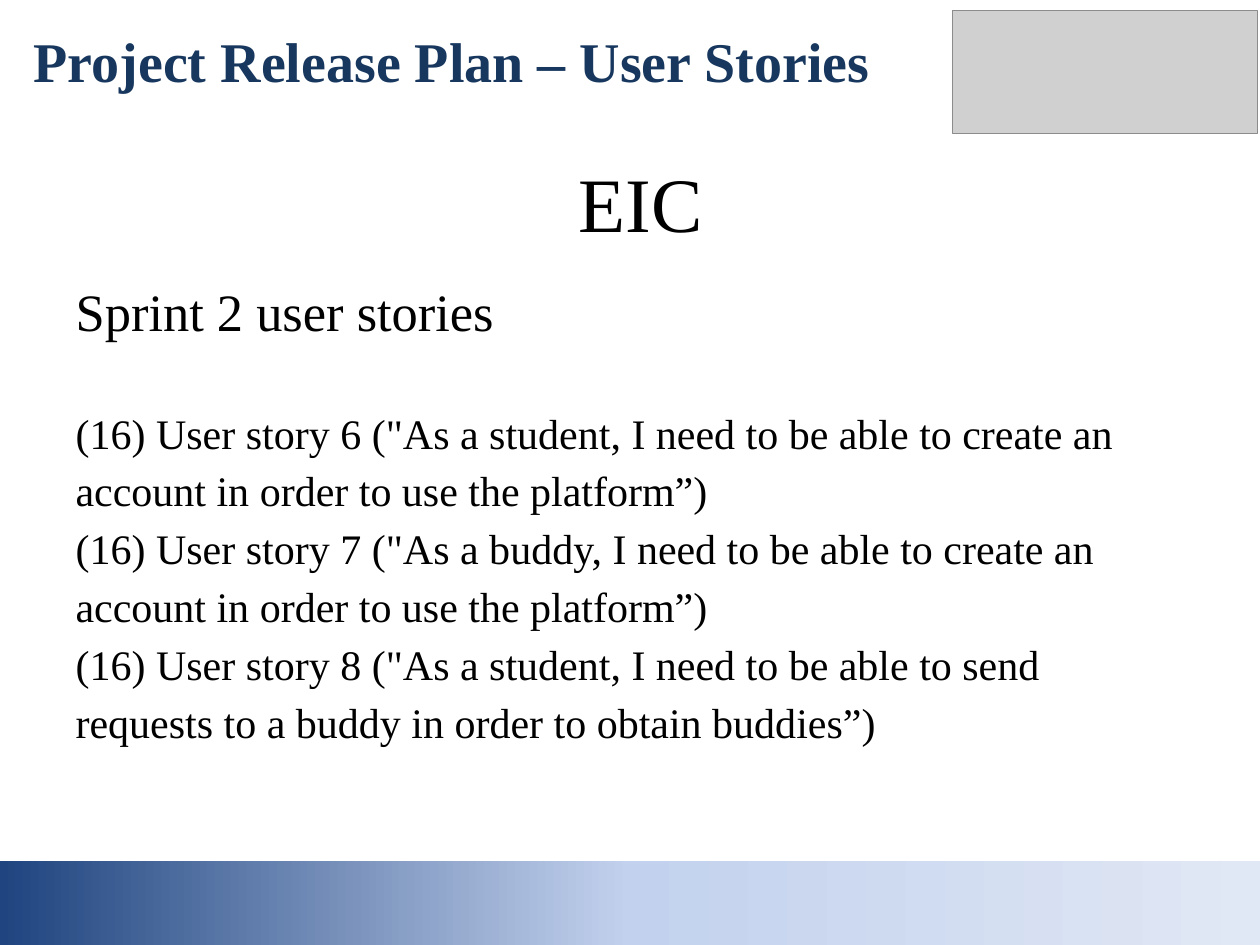
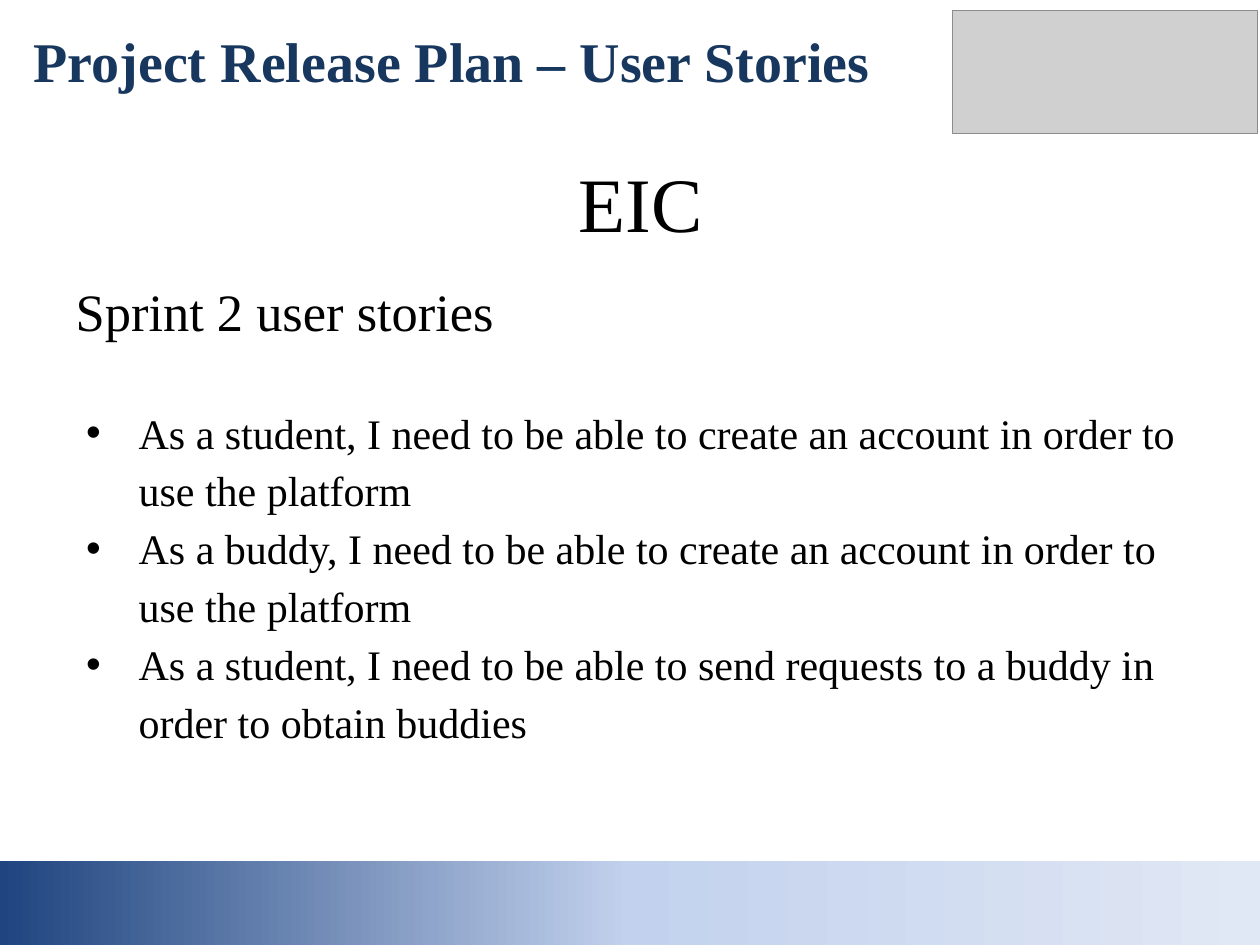
Before and after one commit to mpebbles/EIC, a slide deck: slide 4 of documents/EIC_initial_presentation.pptx. Drawn at 1260x945 pixels with LibreOffice and Linux fonts; fonts in the diff are those of the drawing; grey boxes stand for pictures. Boxes give left, top, right and bottom in pixels: in the first picture for what was removed or moved away, otherwise in the second. Text is boxed around its words. In the diff, an @@ line names an element or a change of style, - is before the commit and + after.

```diff
--- a/documents/EIC_initial_presentation.pptx
+++ b/documents/EIC_initial_presentation.pptx
@@ text at box(139, 420, 1175, 739): text changed @@
-(16) User story 6 ("As a student, I need to be able to create an account in order to use the platform”)
-(16) User story 7 ("As a buddy, I need to be able to create an account in order to use the platform”)
-(16) User story 8 ("As a student, I need to be able to send requests to a buddy in order to obtain buddies”)
+• As a student, I need to be able to create an account in order to use the platform
+• As a buddy, I need to be able to create an account in order to use the platform
+• As a student, I need to be able to send requests to a buddy in order to obtain buddies
```
Also in this commit, not shown: 5 other slides changed, 2 other files.
